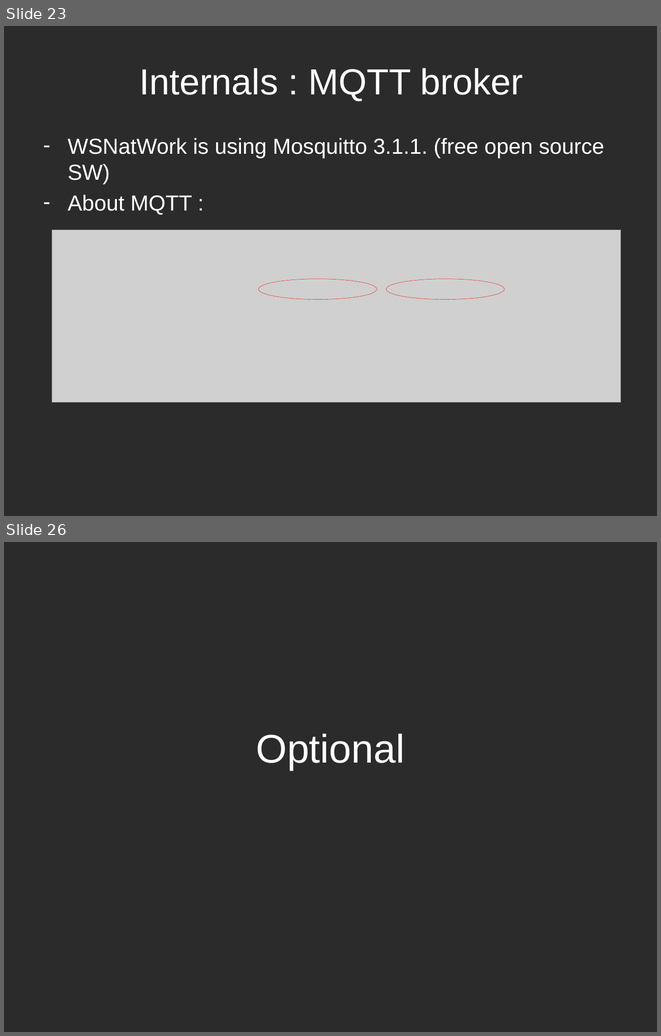
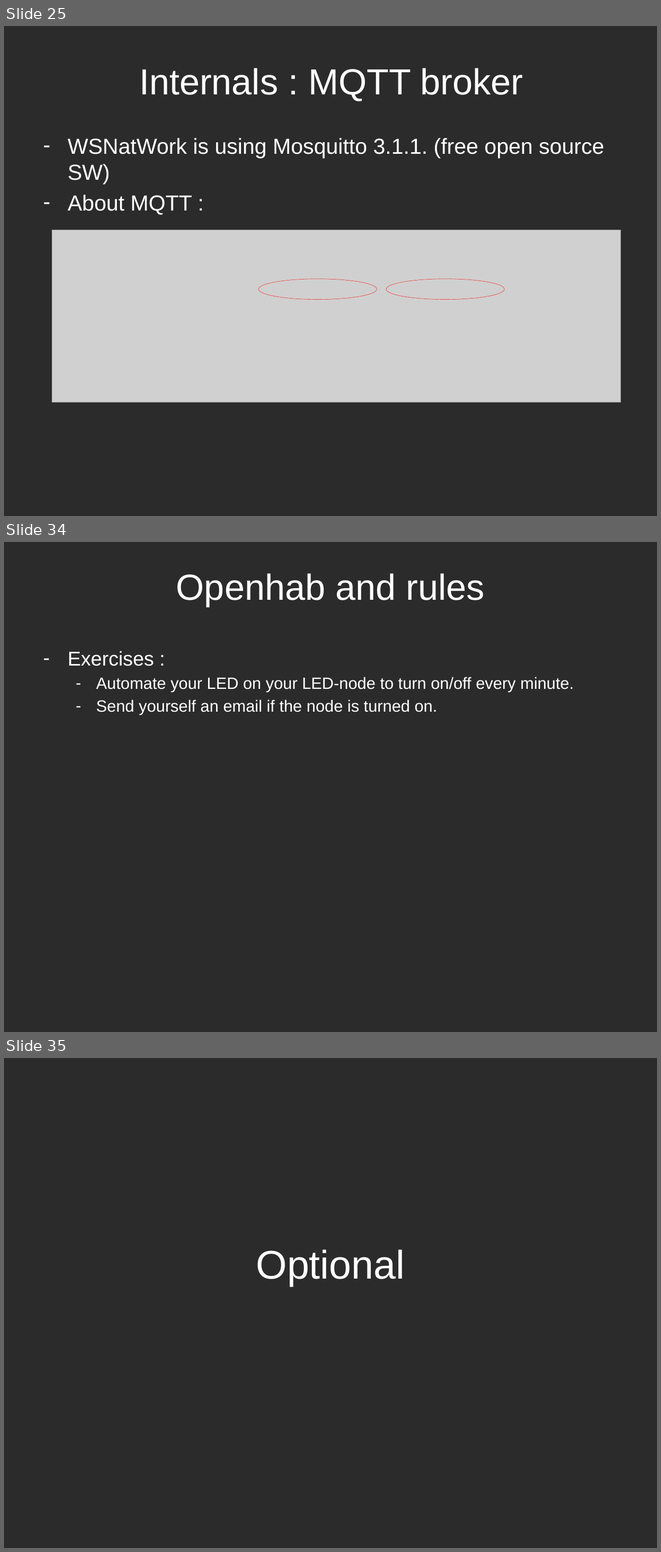
Before and after one commit to WSNhub/WSN-at-Work, a slide deck: workshop2x/WSNatwork - workshop2.pptx. Shown one above the other, each under a label of ours: slides 23 and 26 before the commit, slides 25, 34 and 35 after it; the slides between them are not shown. The pictures are 661x1036 and 661x1552 pixels, drawn with LibreOffice and Linux fonts; fonts in the diff are those of the drawing; grey boxes stand for pictures; background and template pictures are left out; a plain dark background stands for a picture behind light text. Boxes give left, top, right and bottom in pixels: in the first picture for what was removed or moved away, otherwise in the second. Text is boxed around its words. In the diff, an @@ line names an element or a change of style, - is before the commit and + after.

```diff
--- a/workshop2x/WSNatwork - workshop2.pptx
+++ b/workshop2x/WSNatwork - workshop2.pptx
@@ slide 34 added at bbox=[4, 542, 657, 1032], background picture (left out) @@
@@ title added at bbox=[176, 573, 484, 606], 40 pt, text #FFFFFF @@
+Openhab and rules
@@ text added at bbox=[68, 651, 574, 715], 18 pt, text #FFFFFF @@
+– Exercises :
+  – Automate your LED on your LED-node to turn on/off every minute.
+  – Send yourself an email if the node is turned on.
@@ what was slide 23 is now slide 25 @@
@@ what was slide 26 is now slide 35 @@
```
Also in this commit, not shown: 4 slides changed, 10 other slides added.
